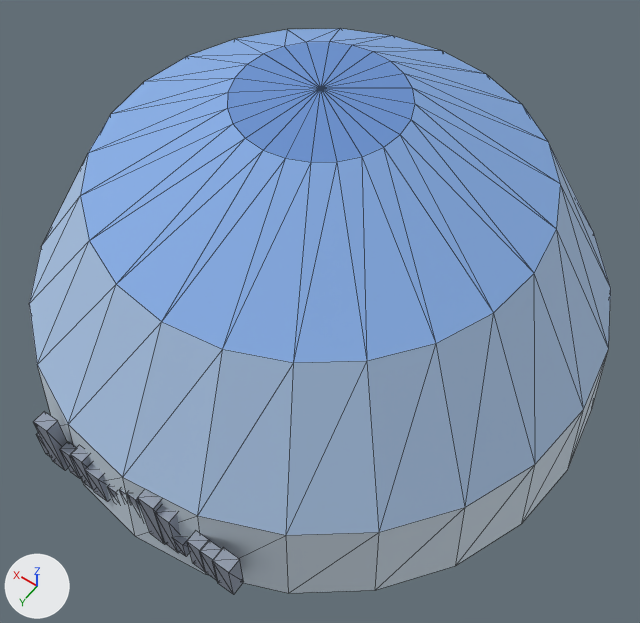
Before and after pictures for a commit that changed the glTF model public/short-order/assets/sky_city_day.glb.
Rendered twice from a 50 mm lens placed at (-102.8, 144.2, 227.8), pointed at (-11.1, 15.8, 26.0). Arrows for +X, +Y and +Z are at lower left; the lights stay in place. The picture after the commit comes second. Mesh edges are drawn as thin lines. Vertices at exactly the same position are counted once.

Script lines for the objects in view, before the commit:
```python
me_skyband0 = bpy.data.meshes.new('skyband0')
me_skyband0.from_pydata(...)  # 48 vertices, 48 faces; spans x -90.0..90.0, y -90.0..90.0, z -8.0..23.0
me_skyband0.materials.append(mat_b0)  # pale blue #ceddea
me_skyband1 = bpy.data.meshes.new('skyband1')
me_skyband1.from_pydata(...)  # 48 vertices, 48 faces; spans x -87.0..87.0, y -87.0..87.0, z 23.0..64.0
me_skyband1.materials.append(mat_b1)  # blue #adc8ea
me_skyband2 = bpy.data.meshes.new('skyband2')
me_skyband2.from_pydata(...)  # 48 vertices, 48 faces; spans x -63.6..63.6, y -63.6..63.6, z 63.6..86.9
me_skyband2.materials.append(mat_b2)  # blue #86ade5
me_skyband3 = bpy.data.meshes.new('skyband3')
me_skyband3.from_pydata(...)  # 49 vertices, 72 faces; spans x -23.3..23.3, y -23.3..23.3, z 86.9..90.0
me_skyband3.materials.append(mat_b3)  # blue #6990ce
me_skyline = bpy.data.meshes.new('skyline')
me_skyline.from_pydata(...)  # 112 vertices, 168 faces; spans x -35.3..34.9, y 84.2..88.6, z 0.0..21.9
me_skyline.materials.append(mat_m_bldg)  # grey #959ead
ob_skyband0 = bpy.data.objects.new('skyband0', me_skyband0)
ob_skyband0.location = (0.0, 0.0, 0.0)
ob_skyband1 = bpy.data.objects.new('skyband1', me_skyband1)
ob_skyband1.location = (0.0, 0.0, 0.0)
ob_skyband2 = bpy.data.objects.new('skyband2', me_skyband2)
ob_skyband2.location = (0.0, 0.0, 0.0)
ob_skyband3 = bpy.data.objects.new('skyband3', me_skyband3)
ob_skyband3.location = (0.0, 0.0, 0.0)
ob_skyline = bpy.data.objects.new('skyline', me_skyline)
ob_skyline.location = (0.0, 0.0, 0.0)
```
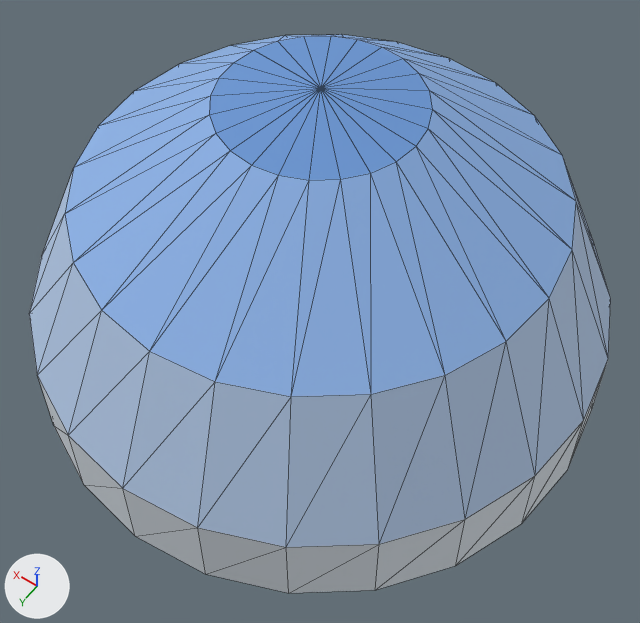
Changed parts and their boxes [x1, y1, x2, y2] in the pictures (640 x 623 px):
'skyband2', reshaped (6% wider, 9% taller): before [80, 29, 561, 363]; after [65, 34, 576, 397]
'skyband1', reshaped: before [29, 144, 611, 535]; after [29, 158, 611, 547]
'skyband0', mesh rescaled: before [37, 351, 608, 593]; after [37, 361, 608, 593]
'skyband3', rescaled (19% wider, 20% taller): before [227, 42, 415, 162]; after [209, 36, 433, 180]
'skyline', deleted: before [33, 411, 244, 594]

Diff of the bpy script that builds the scene:
```diff
--- a/public/short-order/assets/sky_city_day.glb.py
+++ b/public/short-order/assets/sky_city_day.glb.py
@@ me_skyband0 @@
 # used by ob_skyband0; location = (0.0, 0.0, 0.0)
-me_skyband0.from_pydata(...)  # 48 vertices, 48 faces; spans x -90.0..90.0, y -90.0..90.0, z -8.0..23.0
+me_skyband0.from_pydata(...)  # 48 vertices, 48 faces; spans x -90.0..90.0, y -90.0..90.0, z -8.0..19.0
+# me_skyband0 part 1: the whole mesh is scaled about the mesh origin by (1.01, 1.01, 0.853)
 me_skyband0.materials.append(mat_b0)
@@ me_skyband1 @@
 # used by ob_skyband1; location = (0.0, 0.0, 0.0)
-me_skyband1.from_pydata(...)  # 48 vertices, 48 faces; spans x -87.0..87.0, y -87.0..87.0, z 23.0..64.0
+me_skyband1.from_pydata(...)  # 48 vertices, 48 faces; spans x -88.0..88.0, y -88.0..88.0, z 19.0..58.0
+# me_skyband1 part 2: 48 of 48 vertices moved; they spanned x -87.0..87.0, y -87.0..87.0, z 23.0..64.0 and now span x -88.0..88.0, y -88.0..88.0, z 19.0..58.0; mean shift (0.0, 0.0, -5.0)
 me_skyband1.materials.append(mat_b1)
@@ me_skyband2 @@
 # used by ob_skyband2; location = (0.0, 0.0, 0.0)
-me_skyband2.from_pydata(...)  # 48 vertices, 48 faces; spans x -63.6..63.6, y -63.6..63.6, z 63.6..86.9
+me_skyband2.from_pydata(...)  # 48 vertices, 48 faces; spans x -68.9..68.9, y -68.9..68.9, z 57.9..85.6
+# me_skyband2 part 3: 48 of 48 vertices moved; they spanned x -63.6..63.6, y -63.6..63.6, z 63.6..86.9 and now span x -68.9..68.9, y -68.9..68.9, z 57.9..85.6; mean shift (0.0, 0.0, -3.6)
 me_skyband2.materials.append(mat_b2)
@@ me_skyband3 @@
 # used by ob_skyband3; location = (0.0, 0.0, 0.0)
-me_skyband3.from_pydata(...)  # 49 vertices, 72 faces; spans x -23.3..23.3, y -23.3..23.3, z 86.9..90.0
+me_skyband3.from_pydata(...)  # 49 vertices, 72 faces; spans x -27.8..27.8, y -27.8..27.8, z 85.6..90.0
+# me_skyband3 part 4: the whole mesh is scaled about its middle by (1.19, 1.19, 1.44), then moved by (0.0, 0.0, -0.7)
 me_skyband3.materials.append(mat_b3)
@@ ob_skyline @@
-ob_skyline = bpy.data.objects.new('skyline', me_skyline)
-ob_skyline.location = (0.0, 0.0, 0.0)
```
